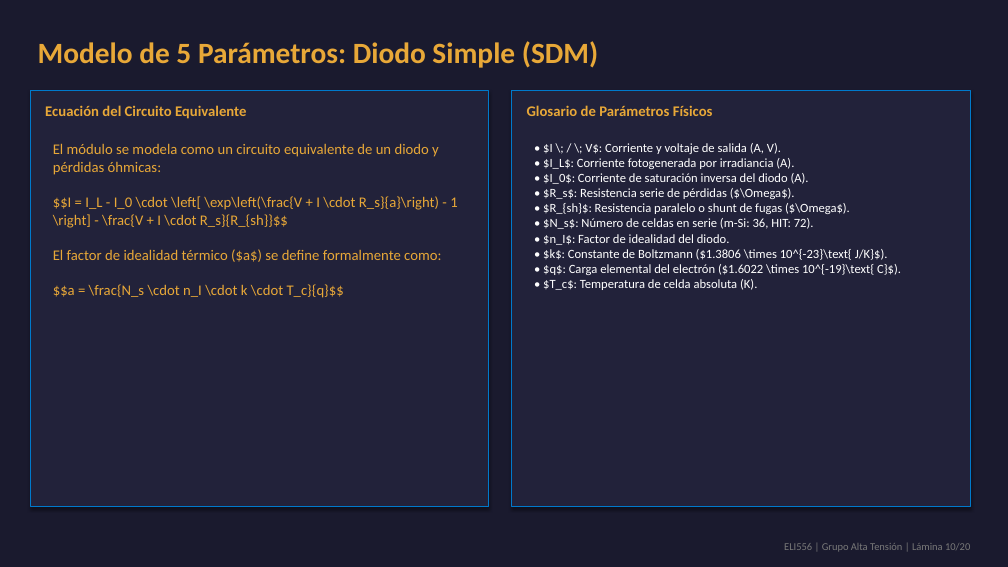
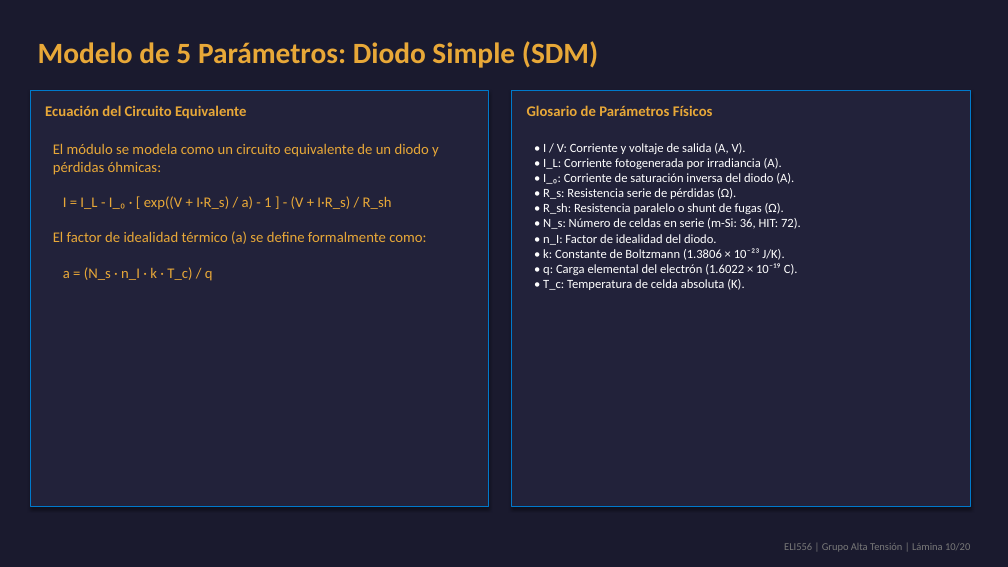
Before and after one commit to theChosen16/t2-paneles, a slide deck: slide 10 of output/Presentacion_Final_ELI556_Atacama.pptx. Drawn at 1008x567 pixels with LibreOffice and Linux fonts; fonts in the diff are those of the drawing. Boxes give left, top, right and bottom in pixels: in the first picture for what was removed or moved away, otherwise in the second. Text is boxed around its words. In the diff, an @@ line names an element or a change of style, - is before the commit and + after.

```diff
--- a/output/Presentacion_Final_ELI556_Atacama.pptx
+++ b/output/Presentacion_Final_ELI556_Atacama.pptx
@@ text at (53,143,439,281): text changed @@
-El módulo se modela como un circuito equivalente de un diodo y pérdidas óhmicas:
-$$I = I_L - I_0 \cdot \left[ \exp\left(\frac{V + I \cdot R_s}{a}\right) - 1 \right] - \frac{V + I \cdot R_s}{R_{sh}}$$
-El factor de idealidad térmico ($a$) se define formalmente como:
-$$a = \frac{N_s \cdot n_I \cdot k \cdot T_c}{q}$$
+El módulo se modela como un circuito equivalente de un diodo y pérdidas óhmicas:
+I = I_L - I_₀ · [ exp((V + I·R_s) / a) - 1 ] - (V + I·R_s) / R_sh
+El factor de idealidad térmico (a) se define formalmente como:
+a = (N_s · n_I · k · T_c) / q
@@ text at (543,143,801,290): text changed @@
-• $I \; / \; V$: Corriente y voltaje de salida (A, V).
-• $I_L$: Corriente fotogenerada por irradiancia (A).
-• $I_0$: Corriente de saturación inversa del diodo (A).
-• $R_s$: Resistencia serie de pérdidas ($\Omega$).
-• $R_{sh}$: Resistencia paralelo o shunt de fugas ($\Omega$).
-• $N_s$: Número de celdas en serie (m-Si: 36, HIT: 72).
-• $n_I$: Factor de idealidad del diodo.
-• $k$: Constante de Boltzmann ($1.3806 \times 10^{-23}\text{ J/K}$).
-• $q$: Carga elemental del electrón ($1.6022 \times 10^{-19}\text{ C}$).
-• $T_c$: Temperatura de celda absoluta (K).
+• I / V: Corriente y voltaje de salida (A, V).
+• I_L: Corriente fotogenerada por irradiancia (A).
+• I_₀: Corriente de saturación inversa del diodo (A).
+• R_s: Resistencia serie de pérdidas (Ω).
+• R_sh: Resistencia paralelo o shunt de fugas (Ω).
+• N_s: Número de celdas en serie (m-Si: 36, HIT: 72).
+• n_I: Factor de idealidad del diodo.
+• k: Constante de Boltzmann (1.3806 × 10⁻²³ J/K).
+• q: Carga elemental del electrón (1.6022 × 10⁻¹⁹ C).
+• T_c: Temperatura de celda absoluta (K).
```
Also in this commit, not shown: 6 other slides changed, 8 other files.
